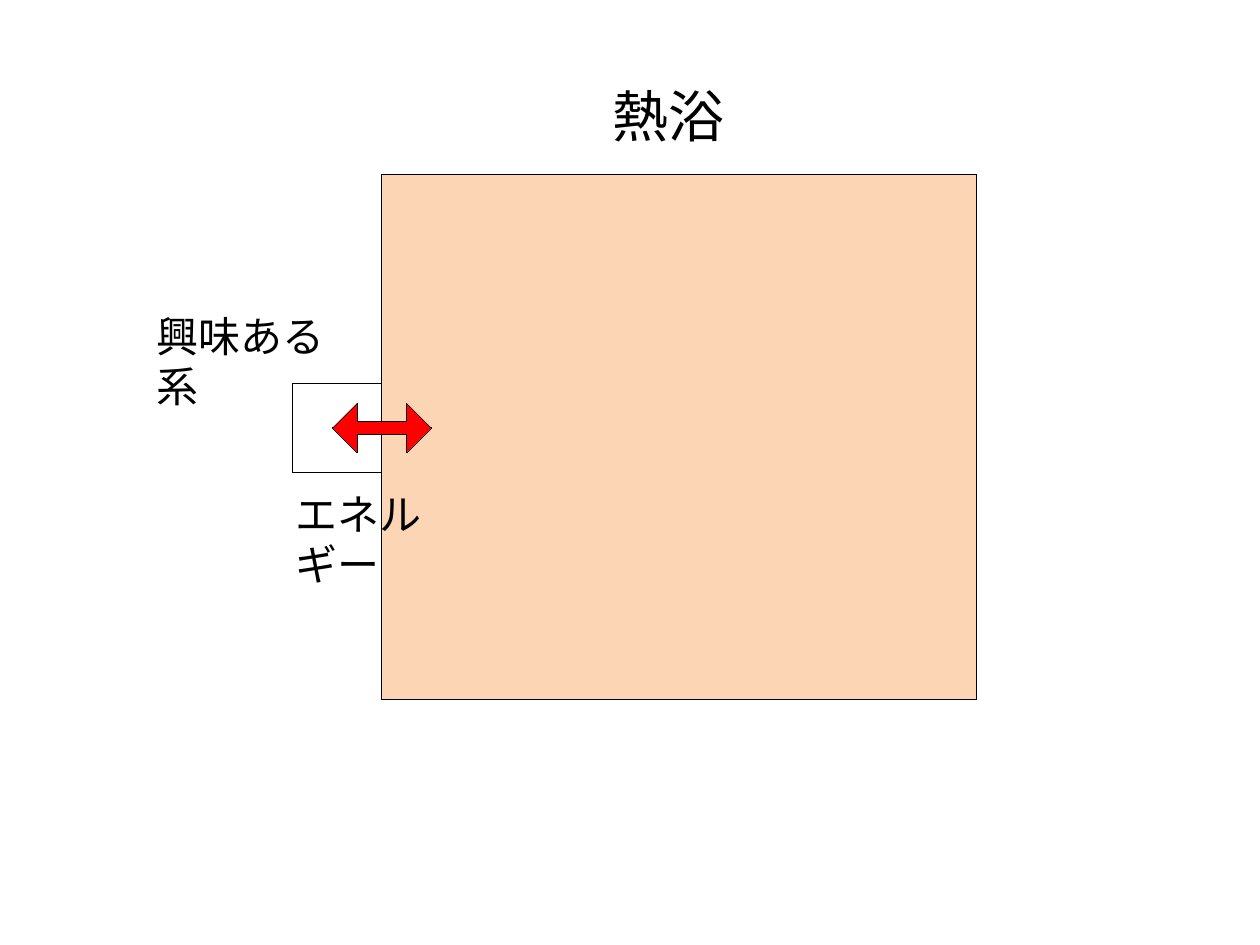
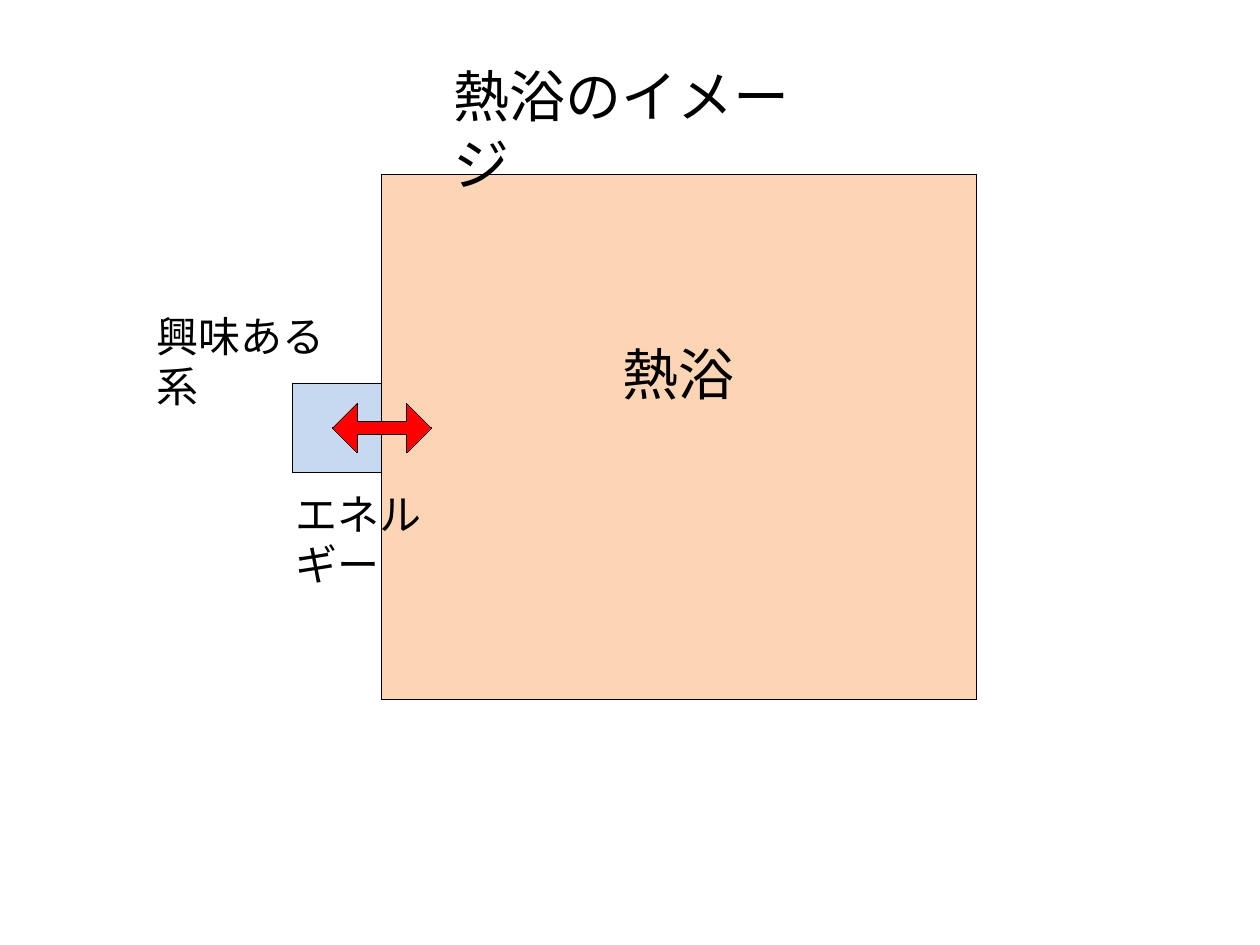
Before and after one commit to kaityo256/zenn-content, a slide deck: slide 1 of images/heatbath_thermostat/fig.pptx. Drawn at 1260x945 pixels with LibreOffice and Linux fonts; fonts in the diff are those of the drawing. Boxes give left, top, right and bottom in pixels: in the first picture for what was removed or moved away, otherwise in the second. Text is boxed around its words. In the diff, an @@ line names an element or a change of style, - is before the commit and + after.

```diff
--- a/images/heatbath_thermostat/fig.pptx
+++ b/images/heatbath_thermostat/fig.pptx
@@ text added at box(454, 70, 790, 199), 32 pt, text #000000 @@
+熱浴のイメージ
@@ text "熱浴": place and size @@
-text "熱浴" at box(613, 90, 725, 142)
+text "熱浴" at box(623, 348, 735, 400)
@@ rectangle at box(292, 383, 382, 472): fill none to #C6D9F1 @@
```
Also in this commit, not shown: 2 other files.
